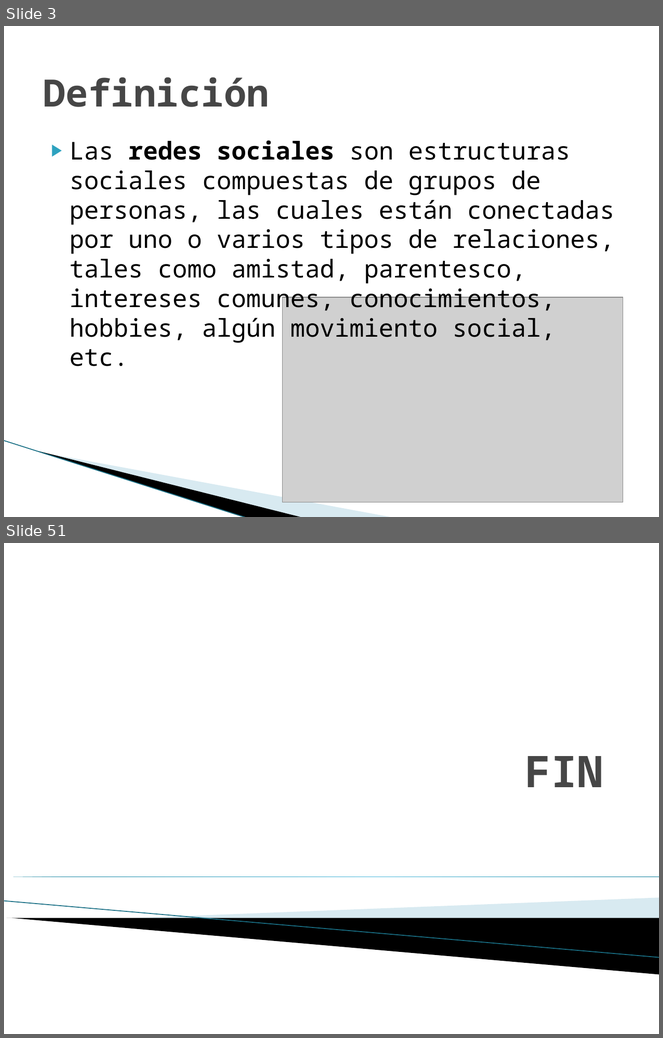
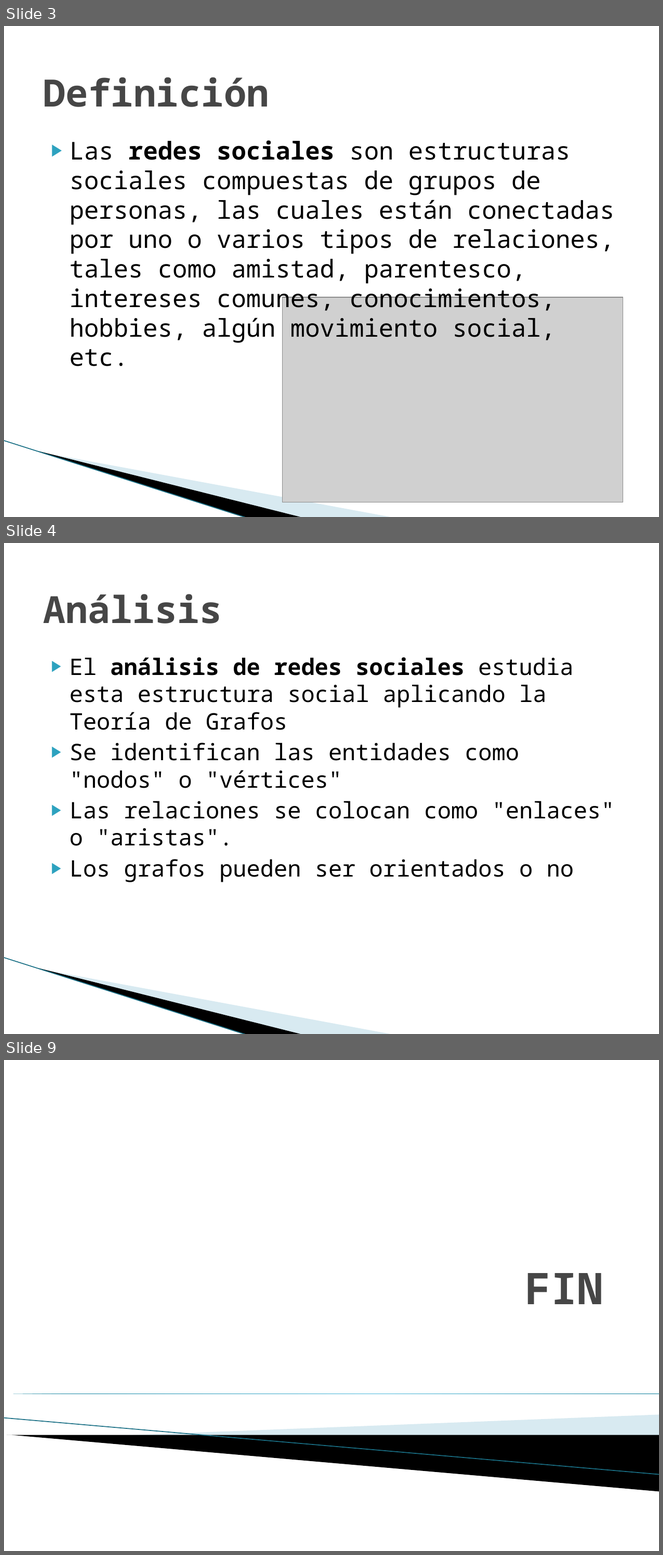
Before and after one commit to carlamadeo/proyectosfacultad, a slide deck: Modelos Organizacionales/TPS/TP_Grupo_C_Redes_Sociales.pptx. Shown one above the other, each under a label of ours: slides 3 and 51 before the commit, slides 3, 4 and 9 after it; the slides between them are not shown. The pictures are 663x1038 and 663x1555 pixels, drawn with LibreOffice and Linux fonts; fonts in the diff are those of the drawing; grey boxes stand for pictures; background and template pictures are left out. Boxes give left, top, right and bottom in pixels: in the first picture for what was removed or moved away, otherwise in the second. Text is boxed around its words. In the diff, an @@ line names an element or a change of style, - is before the commit and + after.

```diff
--- a/Modelos Organizacionales/TPS/TP_Grupo_C_Redes_Sociales.pptx
+++ b/Modelos Organizacionales/TPS/TP_Grupo_C_Redes_Sociales.pptx
@@ slide 4 added at box(4, 543, 659, 1034), background #FFFFFF; not listed: 3 template elements that a slide beside it also shows @@
@@ title added at box(43, 594, 222, 624), 41 pt, text #464646, bold @@
+Análisis
@@ text added at box(70, 657, 615, 883), 25 pt, text #000000 @@
+▶ El análisis de redes sociales estudia esta estructura social aplicando la Teoría de Grafos
+▶ Se identifican las entidades como "nodos" o "vértices"
+▶ Las relaciones se colocan como "enlaces" o "aristas".
+▶ Los grafos pueden ser orientados o no
@@ what was slide 51 is now slide 9 @@
```
Also in this commit, not shown: 4 other slides added, 47 slides removed, 4 other files.
